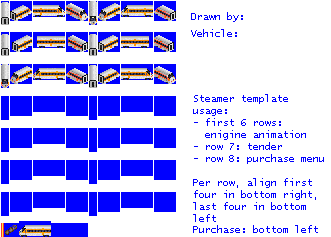
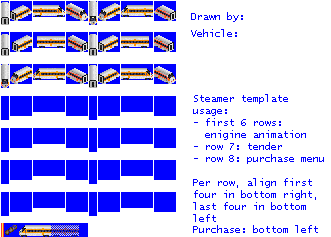
Before/after of a 331x237 layered artwork. What changed in the layer stack:
painted on "empty.png" over [19, 221, 79, 237]
